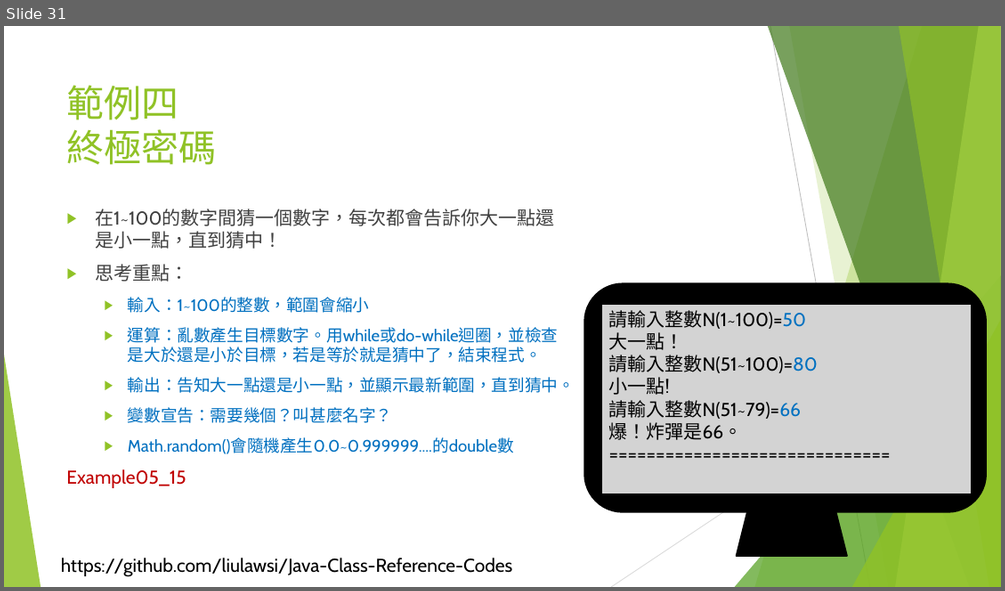
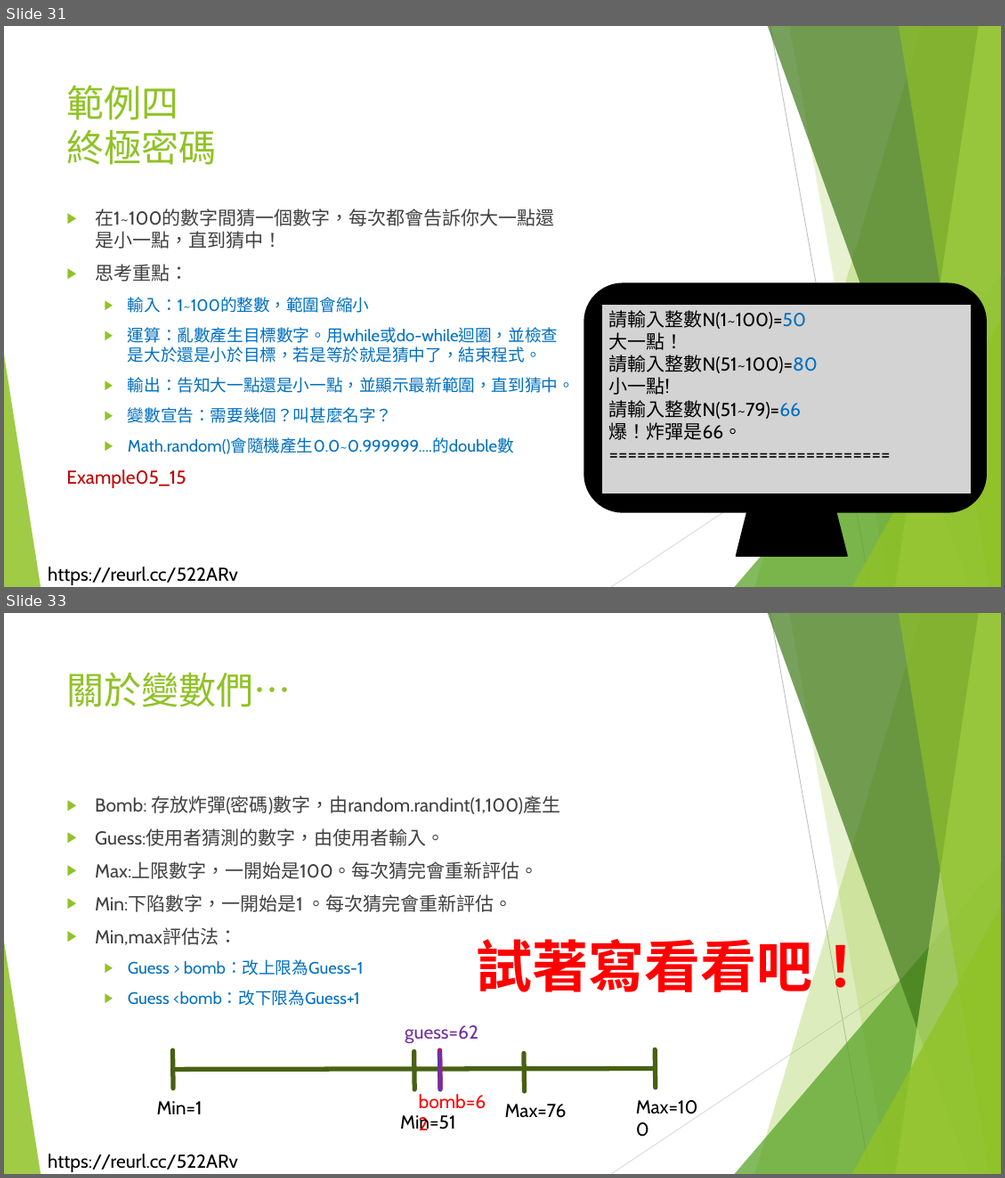
Before and after one commit to liulawsi/My_PPTs, a slide deck: LCC/Java/05_迴圈大法.pptx. Shown one above the other, each under a label of ours: slide 31 before the commit, slides 31 and 33 after it; the slides between them are not shown. The pictures are 1005x591 and 1005x1178 pixels, drawn with LibreOffice and Linux fonts; fonts in the diff are those of the drawing; background and template pictures are left out. Boxes give left, top, right and bottom in pixels: in the first picture for what was removed or moved away, otherwise in the second. Text is boxed around its words. In the diff, an @@ line names an element or a change of style, - is before the commit and + after.

```diff
--- a/LCC/Java/05_迴圈大法.pptx
+++ b/LCC/Java/05_迴圈大法.pptx
@@ slide 33 added at (x1=4, y1=613, x2=1001, y2=1174), background #FFFFFF; not listed: 11 template elements that a slide beside it also shows @@
@@ title added at (x1=67, y1=672, x2=291, y2=707), 36 pt, text #90C226 @@
+關於變數們…
@@ text added at (x1=95, y1=795, x2=560, y2=1005), 18 pt, text #404040 @@
+▶ Bomb: 存放炸彈(密碼)數字，由random.randint(1,100)產生
+▶ Guess:使用者猜測的數字，由使用者輸入。
+▶ Max:上限數字，一開始是100。每次猜完會重新評估。
+▶ Min:下陷數字，一開始是1 。每次猜完會重新評估。
+▶ Min,max評估法：
+  ▶ Guess > bomb：改上限為Guess-1
+  ▶ Guess <bomb：改下限為Guess+1
@@ text added at (x1=476, y1=930, x2=868, y2=1000), 54 pt, text #FF0000, bold @@
+試著寫看看吧！
@@ rectangle added at (x1=367, y1=1017, x2=456, y2=1093), fill #FFFFFF, outline #FFFFFF 1.5 pt @@
@@ text added at (x1=375, y1=1029, x2=438, y2=1044), 18 pt, text #7030A0 @@
+guess=50
@@ text added at (x1=404, y1=1025, x2=478, y2=1044), 18 pt, text #7030A0 @@
+guess=62
@@ text added at (x1=485, y1=1019, x2=575, y2=1049), 18 pt, text #7030A0 @@
+guess=77
@@ rectangle added at (x1=492, y1=1019, x2=581, y2=1094), fill #FFFFFF, outline #FFFFFF 1.5 pt @@
@@ line added from (173, 1088) to (173, 1051), #486113 4.5 pt @@
@@ line added from (414, 1089) to (413, 1051), #486113 4.5 pt @@
@@ line added from (440, 1088) to (440, 1051), #FF0000 4.5 pt @@
@@ line added from (440, 1089) to (440, 1051), #7030A0 4.5 pt @@
@@ line added from (525, 1091) to (524, 1054), #486113 4.5 pt @@
@@ line added from (655, 1087) to (655, 1050), #486113 4.5 pt @@
@@ line added from (173, 1070) to (655, 1069), #486113 4.5 pt @@
@@ text added at (x1=157, y1=1101, x2=202, y2=1114), 18 pt, text #000000 @@
+Min=1
@@ text added at (x1=400, y1=1115, x2=455, y2=1130), 18 pt, text #000000 @@
+Min=51
@@ text added at (x1=419, y1=1094, x2=486, y2=1109), 18 pt, text #FF0000 @@
+bomb=62
@@ text added at (x1=505, y1=1103, x2=566, y2=1118), 18 pt, text #000000 @@
+Max=76
@@ text added at (x1=636, y1=1100, x2=698, y2=1114), 18 pt, text #000000 @@
+Max=100
@@ slide 31 changed as well @@
@@ text removed at (x1=61, y1=557, x2=513, y2=577) @@
-https://github.com/liulawsi/Java-Class-Reference-Codes
@@ text added at (x1=48, y1=566, x2=238, y2=585), 18 pt, text #000000 @@
+https://reurl.cc/522ARv
```
Also in this commit, not shown: 34 other slides changed, 2 other slides added, 13 other files.
